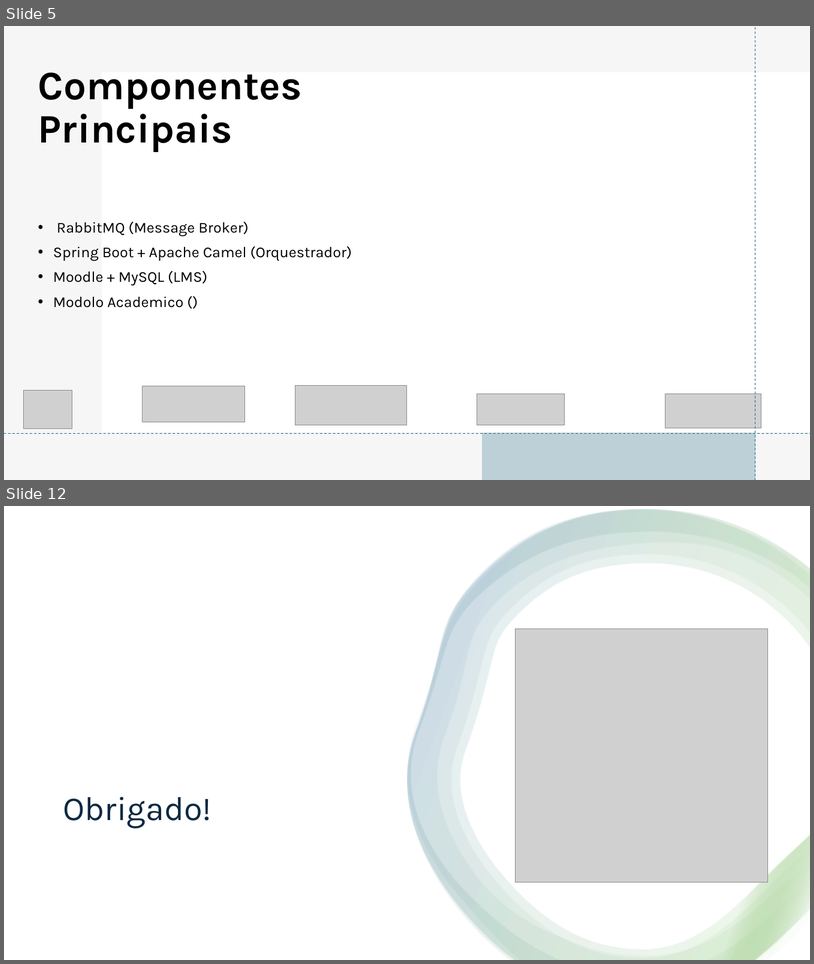
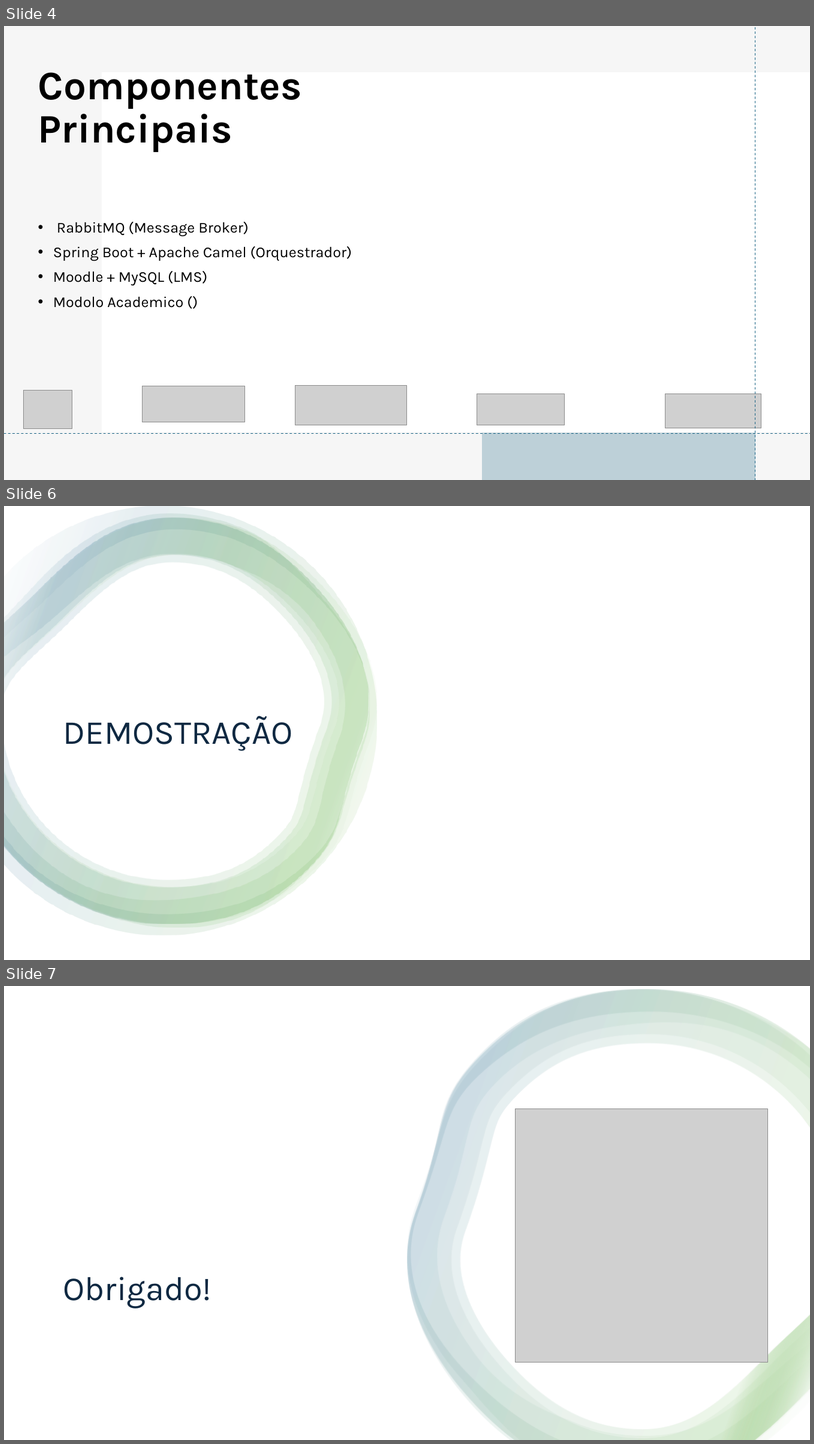
Before and after one commit to tinunr/mei-ids, a slide deck: Apresentação.pptx. Shown one above the other, each under a label of ours: slides 5 and 12 before the commit, slides 4, 6 and 7 after it; the slides between them are not shown. The pictures are 814x964 and 814x1444 pixels, drawn with LibreOffice and Linux fonts; fonts in the diff are those of the drawing; grey boxes stand for pictures. Boxes give left, top, right and bottom in pixels: in the first picture for what was removed or moved away, otherwise in the second. Text is boxed around its words. In the diff, an @@ line names an element or a change of style, - is before the commit and + after.

```diff
--- a/Apresentação.pptx
+++ b/Apresentação.pptx
@@ slide 6 added at (4, 506, 810, 960), background #FFFFFF @@
@@ rectangle added at (4, 506, 810, 960), fill #FFFFFF @@
@@ group added at (4, 506, 377, 935): 5 freeform shapes @@
@@ title added at (63, 715, 293, 751), 40 pt, text #0E2841 @@
+DEMOSTRAÇÃO
@@ what was slide 5 is now slide 4 @@
@@ what was slide 12 is now slide 7 @@
```
Also in this commit, not shown: 1 slide changed, 6 slides removed, 3 other files.
